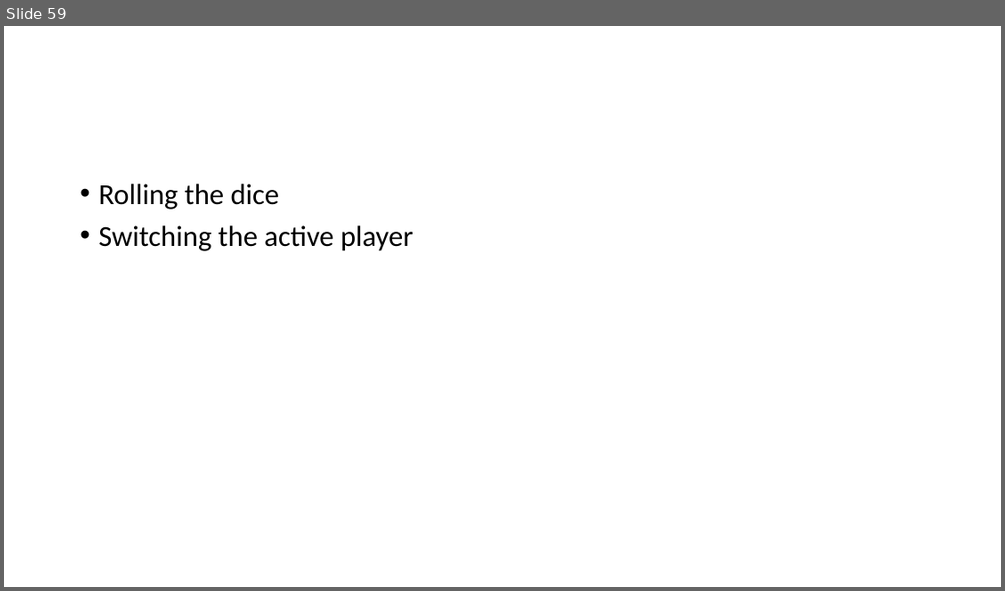
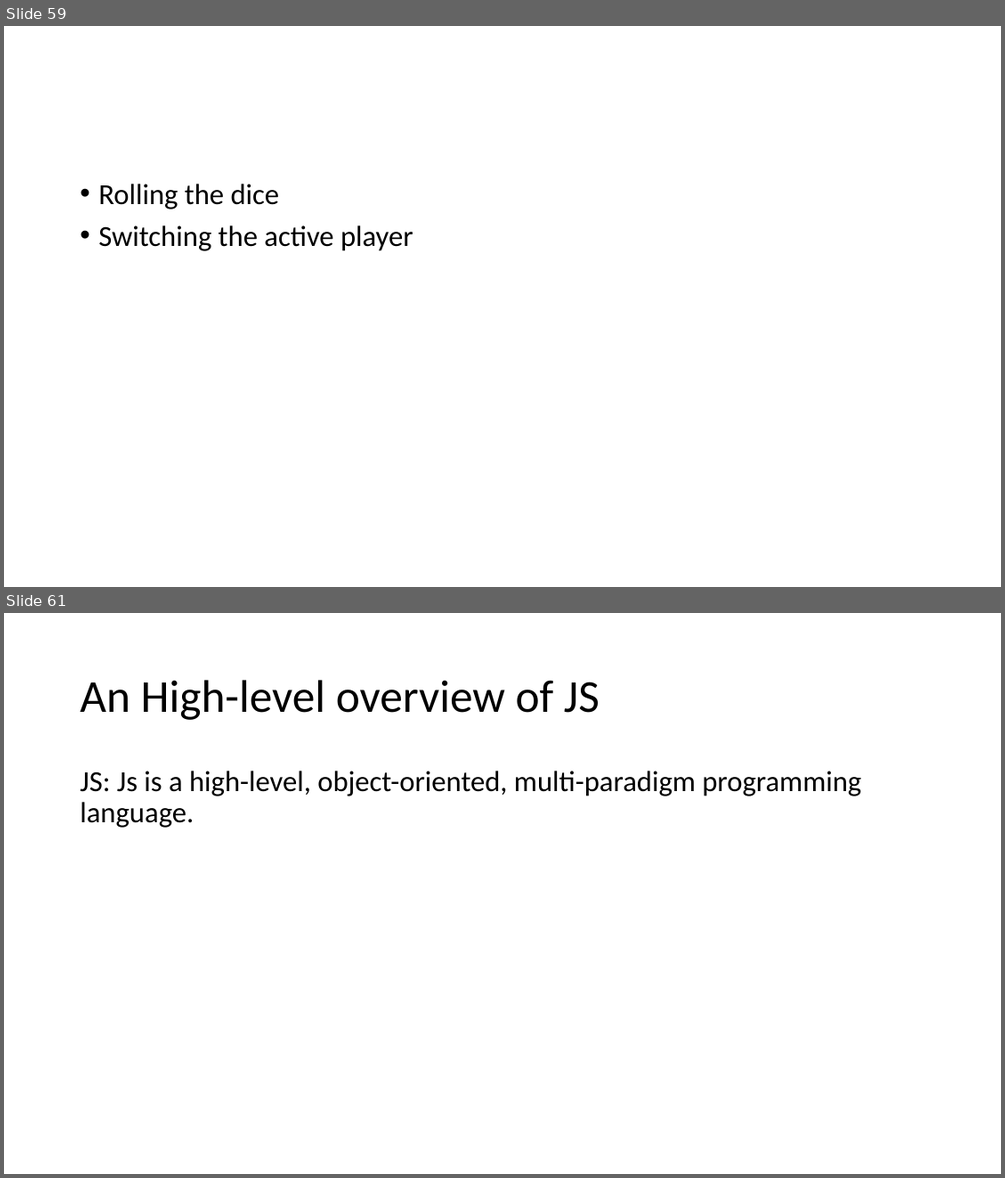
Before and after one commit to PiyushChaturvedii/Batch05, a slide deck: JavaScript.pptx. Shown one above the other, each under a label of ours: slide 59 before the commit, slides 59 and 61 after it; the slides between them are not shown. The pictures are 1005x591 and 1005x1178 pixels, drawn with LibreOffice and Linux fonts; fonts in the diff are those of the drawing. Boxes give left, top, right and bottom in pixels: in the first picture for what was removed or moved away, otherwise in the second. Text is boxed around its words. In the diff, an @@ line names an element or a change of style, - is before the commit and + after.

```diff
--- a/JavaScript.pptx
+++ b/JavaScript.pptx
@@ slide 61 added at <box>4,613,1001,1174</box>, background #FFFFFF @@
@@ title added at <box>80,680,599,720</box>, 44 pt, text #000000 @@
+An High-level overview of JS
@@ text added at <box>80,771,861,827</box>, 28 pt, text #000000 @@
+JS: Js is a high-level, object-oriented, multi-paradigm programming language.
```
Also in this commit, not shown: 10 other slides added, 22 other files.
